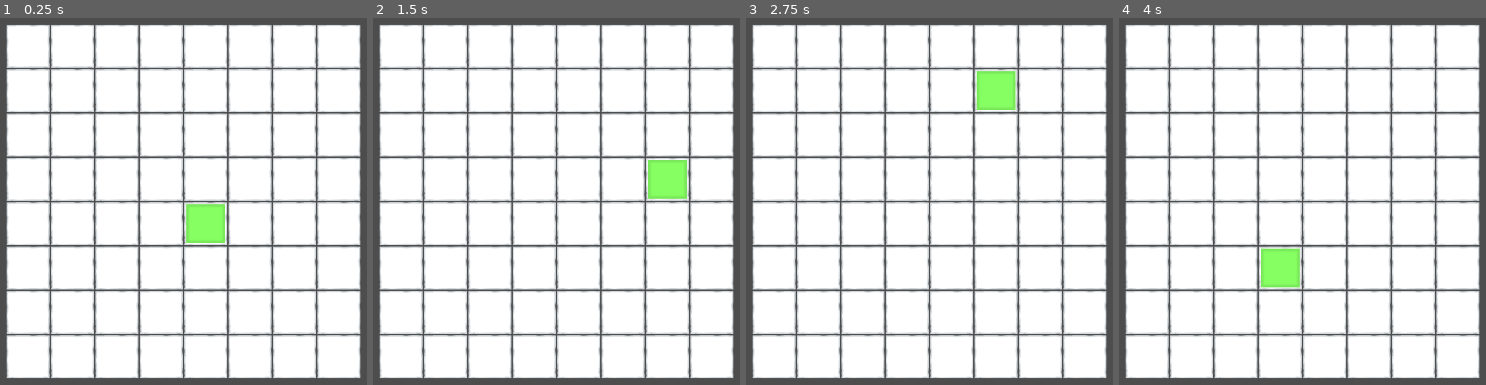
Above: before the commit, frames 1-4 (left to right).
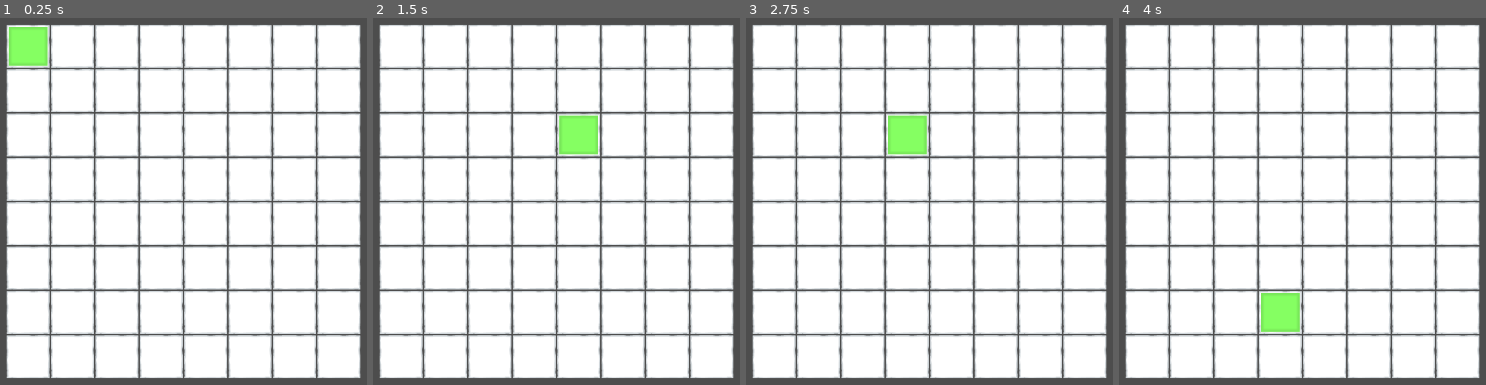
Above: after the commit, the same moments.

Repository: JoeThCo/DND_Jodot
Game: Godot game, scene res://Scenes/Game.tscn
The game is run twice, just before and just after one commit, with the same random seed, the same clock (stepped at 60 frames per second) and the same inputs.
Inputs (mouse positions are in pixels of both pictures, inside the frame that each line leads up to):
- Up to frame 1 (0.25 s): no input
- Up to frame 2 (1.5 s): tap Enter at 0.5 s; move the mouse to (732, 179) at 0.52 s; click (732, 179) at 0.67 s; move the mouse to (395, 223) at 1.27 s; click (395, 223) at 1.42 s
- Up to frame 3 (2.75 s): move the mouse to (1010, 102) at 2.02 s; click (1010, 102) at 2.17 s
- Up to frame 4 (4 s): move the mouse to (1262, 289) at 2.77 s; click (1262, 289) at 2.92 s; move the mouse to (outside the picture) at 3.52 s; click (outside the picture) at 3.67 s

The runs differ from the first frame. In frame 1, 2.3% of the frame differs, in the area x 2-62%, y 2-62%; in frame 2, 2.3%; in frame 3, 2.3%, in the area x 38-74%, y 14-38%; in frame 4, 2.3%.

Commit message:
Small fixes

Diff:
--- a/Scenes/Game.tscn
+++ b/Scenes/Game.tscn
@@ -176,3 +176,5 @@
 [node name="UnitSpawner" type="Node" parent="." node_paths=PackedStringArray("board")]
 script = ExtResource("3_t5lxx")
 board = NodePath("../Board")
+
+[connection signal="on_tile_change" from="Board" to="Board" method="_on_on_tile_change"]
--- a/Scenes/Unit.tscn
+++ b/Scenes/Unit.tscn
@@ -21,7 +21,7 @@
 moveTimer = NodePath("MoveTimer")
 
 [node name="MoveTimer" type="Timer" parent="Move"]
-wait_time = 0.25
+wait_time = 0.15
 one_shot = true
 
 [node name="Attack" type="Node" parent="."]
@@ -31,3 +31,6 @@
 modulate = Color(0.521569, 1, 0.384314, 1)
 scale = Vector2(3.5, 3.5)
 texture = ExtResource("5_4ltpn")
+
+[connection signal="on_move_end" from="Move" to="Move" method="_on_on_move_end"]
+[connection signal="on_move_start" from="Move" to="Move" method="_on_on_move_start"]
--- a/Scripts/Board.gd
+++ b/Scripts/Board.gd
@@ -2,13 +2,14 @@
 class_name Board
 
 const BOARD_SIZE: int = 8
-const OFFSET: float = float(BOARD_SIZE) * .5
-const BOTTOM_LEFT: Vector2i = Vector2i.ONE * -OFFSET
 
 const CELL_SIZE: int = 64
 
 const FLOOR_LAYER = 0
 const TILEMAP_ID = 0
+
+const FLOOR_TILE = Vector2i.ZERO
+const EMPTY_TILE = Vector2(10,8)
 
 var a_star_grid: AStarGrid2D
 
@@ -16,28 +17,37 @@
 
 func board_setup():
     a_star_setup()
-    clear()
     make_tiles()
+
+    change_tile(Vector2i(0,0), false)
+
+func get_camera_position() -> Vector2:
+    return Vector2.ONE * (CELL_SIZE * BOARD_SIZE) * .5
 
 func a_star_setup():
     a_star_grid = AStarGrid2D.new()
-    a_star_grid.region = Rect2i(-OFFSET, -OFFSET, BOARD_SIZE, BOARD_SIZE)
+    a_star_grid.region = Rect2i(0, 0, BOARD_SIZE, BOARD_SIZE)
     a_star_grid.cell_size = Vector2i.ONE * CELL_SIZE
+
+    a_star_grid.default_compute_heuristic = AStarGrid2D.HEURISTIC_EUCLIDEAN
+    a_star_grid.default_estimate_heuristic = AStarGrid2D.HEURISTIC_EUCLIDEAN
+    a_star_grid.diagonal_mode = AStarGrid2D.DIAGONAL_MODE_AT_LEAST_ONE_WALKABLE
+
     a_star_grid.update()
 
 func get_a_star_path(unit: Unit) -> PackedVector2Array:
-    return a_star_grid.get_id_path(world_to_local(unit.position), mouse_to_local())
+    return a_star_grid.get_id_path(unit.get_local_position(), mouse_to_local())
 
 func change_tile(coords: Vector2i, is_solid: bool):
-    set_cell(FLOOR_LAYER, coords, TILEMAP_ID, Vector2i.ZERO)
+    set_cell(FLOOR_LAYER, coords, TILEMAP_ID, FLOOR_TILE)
     a_star_grid.set_point_solid(coords, is_solid)
-    a_star_grid.update()
     on_tile_change.emit()
 
 func make_tiles():
+    clear()
     for y in range(BOARD_SIZE):
         for x in range(BOARD_SIZE):
-            var coords: Vector2i = Vector2i(x, y) + BOTTOM_LEFT
+            var coords: Vector2i = Vector2i(x, y)
             change_tile(coords, false)
 
 func mouse_to_local():
@@ -51,3 +61,7 @@
 
 func local_to_world(vector: Vector2i) -> Vector2i:
     return map_to_local(to_global(vector))
+
+func _on_on_tile_change() -> void:
+    a_star_grid.update()
+    force_update()
--- a/Scripts/Game.gd
+++ b/Scripts/Game.gd
@@ -8,6 +8,7 @@
 func _ready() -> void:
     game_setup()
     game_board.board_setup()
+    $Camera2D.position = game_board.get_camera_position()
 
 func game_setup():
     pass
--- a/Scripts/Move.gd
+++ b/Scripts/Move.gd
@@ -9,10 +9,12 @@
 signal on_tile_moved
 
 var move_range: int = 0
+var is_moving: bool = false
 
 func init(start_range) -> void:
     move_range = start_range
 
+#rewrite with jumping so we can tween
 func move_to_mouse():
     var path: PackedVector2Array = unit.board.get_a_star_path(unit)
 
@@ -24,3 +26,9 @@
         on_tile_moved.emit()
 
     on_move_end.emit()
+
+func _on_on_move_start() -> void:
+    is_moving = true
+
+func _on_on_move_end() -> void:
+    is_moving = false
--- a/Scripts/Unit.gd
+++ b/Scripts/Unit.gd
@@ -19,3 +19,6 @@
 func _input(event: InputEvent) -> void:
     if event is InputEventMouseButton and event.is_pressed():
         Move.move_to_mouse()
+
+func get_local_position():
+    return board.world_to_local(position)
